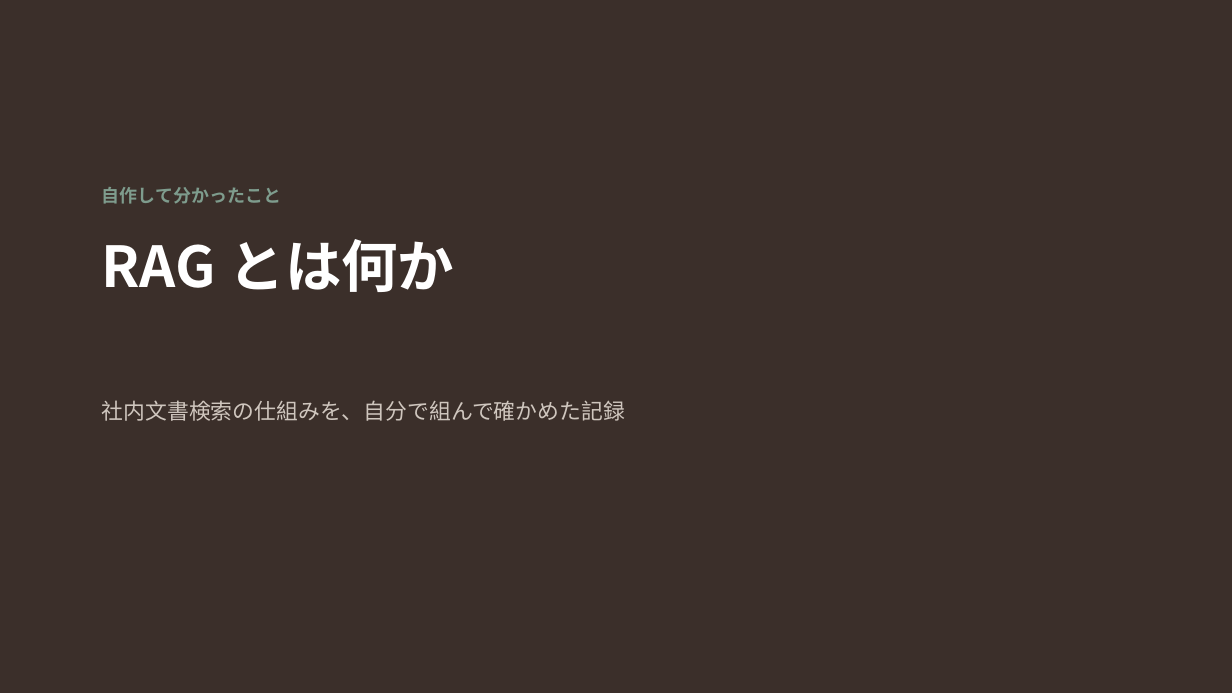
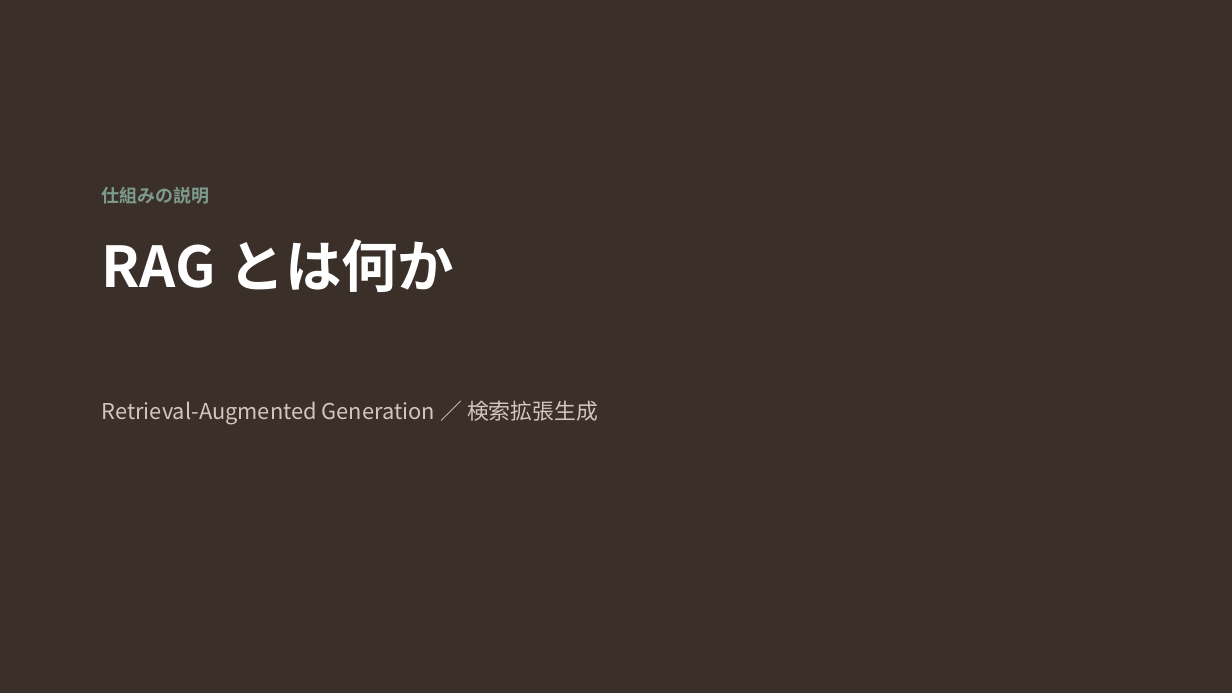
Before and after one commit to 20061111adg-debug/rag-workshop, a slide deck: slide 1 of docs/RAGとは.pptx. Drawn at 1232x693 pixels with LibreOffice and Linux fonts; fonts in the diff are those of the drawing. Boxes give left, top, right and bottom in pixels: in the first picture for what was removed or moved away, otherwise in the second. Text is boxed around its words. In the diff, an @@ line names an element or a change of style, - is before the commit and + after.

Commit message:
スライドを RAG の説明だけに再構成し、HTML版を削除する
「RAGとは何か」という題に対して、中身の半分が本プロジェクトの検証結果になっていた。
題と内容が合っていないため、説明だけに絞って組み直した。

本編12枚 ＋ 付録4枚。
名前の分解から始め、なぜ必要か、ファインチューニングとの違い、
AIは検索していない、技術要素6つ、①〜⑥の各工程、まとめ、という順序。
埋め込みの深掘り3枚は付録に回した。

まとめは「社内に入れるなら」という説明していない話になっていたため、
話した内容を振り返る形に作り直した。

HTML版は削除した。pptx と同じ内容を手で二重管理する必要があり、
実際に一度、片方だけ修正して食い違う事故が起きたため。
GitHub 上では HTML が表示されないので共有用としても機能しない。

```diff
--- a/docs/RAGとは.pptx
+++ b/docs/RAGとは.pptx
@@ text at [102,187,210,204]: text changed @@
-自作して分かったこと
+仕組みの説明
@@ text at [102,400,598,425]: text changed @@
-社内文書検索の仕組みを、自分で組んで確かめた記録
+Retrieval-Augmented Generation ／ 検索拡張生成
```
Also in this commit, not shown: 4 other slides changed, 11 slides added, 5 slides removed, 1 other file.
